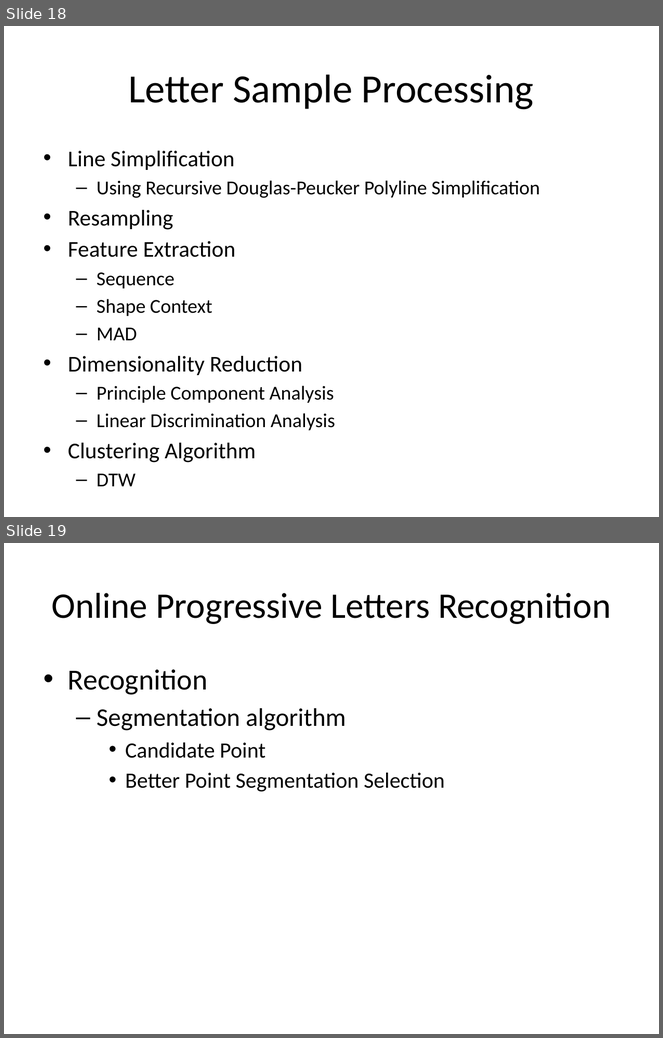
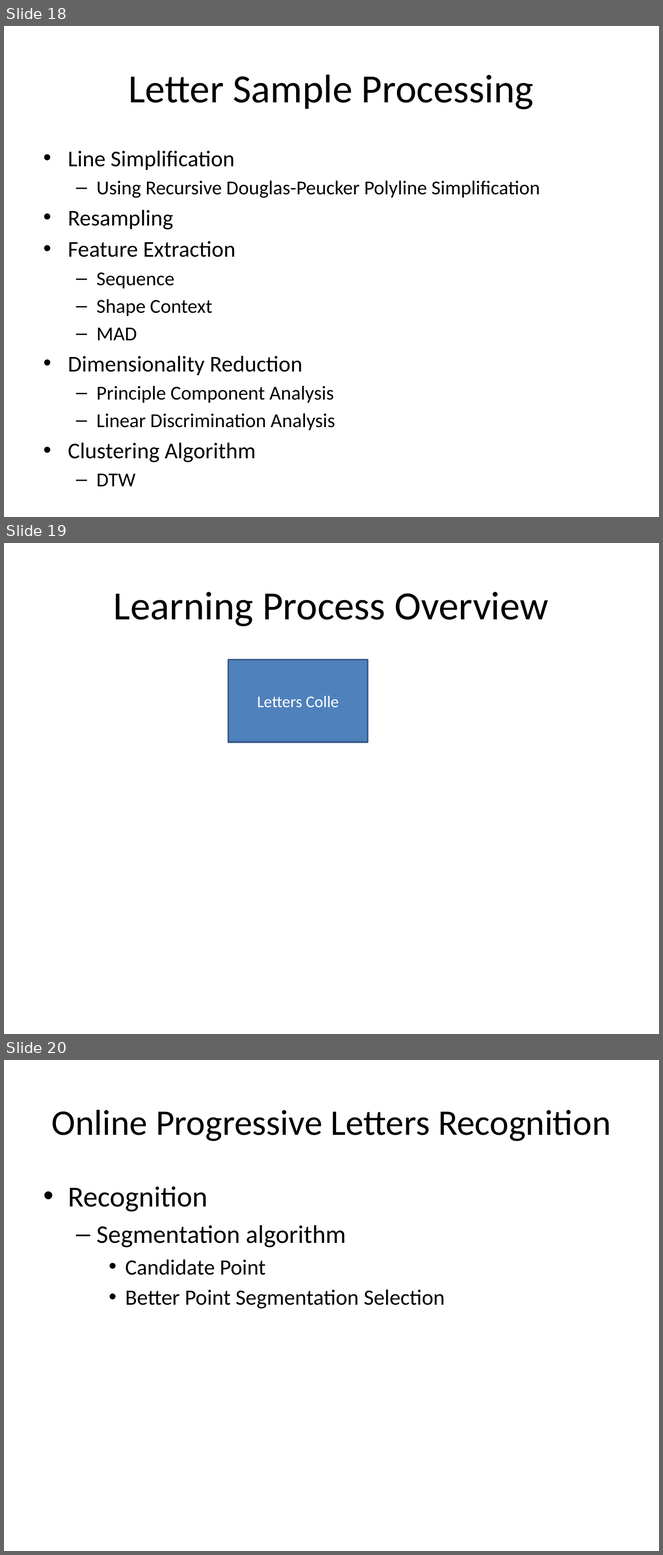
Before and after one commit to kourgeorge/arabic-icr, a slide deck: Thesis/Just In Time Arabic Handwriting Recognition.pptx. Shown one above the other, each under a label of ours: slides 18 and 19 before the commit, slides 18, 19 and 20 after it. The pictures are 663x1038 and 663x1555 pixels, drawn with LibreOffice and Linux fonts; fonts in the diff are those of the drawing. Boxes give left, top, right and bottom in pixels: in the first picture for what was removed or moved away, otherwise in the second. Text is boxed around its words. In the diff, an @@ line names an element or a change of style, - is before the commit and + after.

```diff
--- a/Thesis/Just In Time Arabic Handwriting Recognition.pptx
+++ b/Thesis/Just In Time Arabic Handwriting Recognition.pptx
@@ slide 19 added at <box>4,543,659,1034</box>, background #FFFFFF @@
@@ title added at <box>114,592,548,627</box>, 44 pt, text #000000 @@
+Learning Process Overview
@@ rectangle added at <box>229,659,369,742</box>, fill #4F81BD, outline #3A5F8C 2 pt, 18 pt, text #FFFFFF @@
+Letters Colle
@@ what was slide 19 is now slide 20 @@
```
Also in this commit, not shown: 13 other files.
